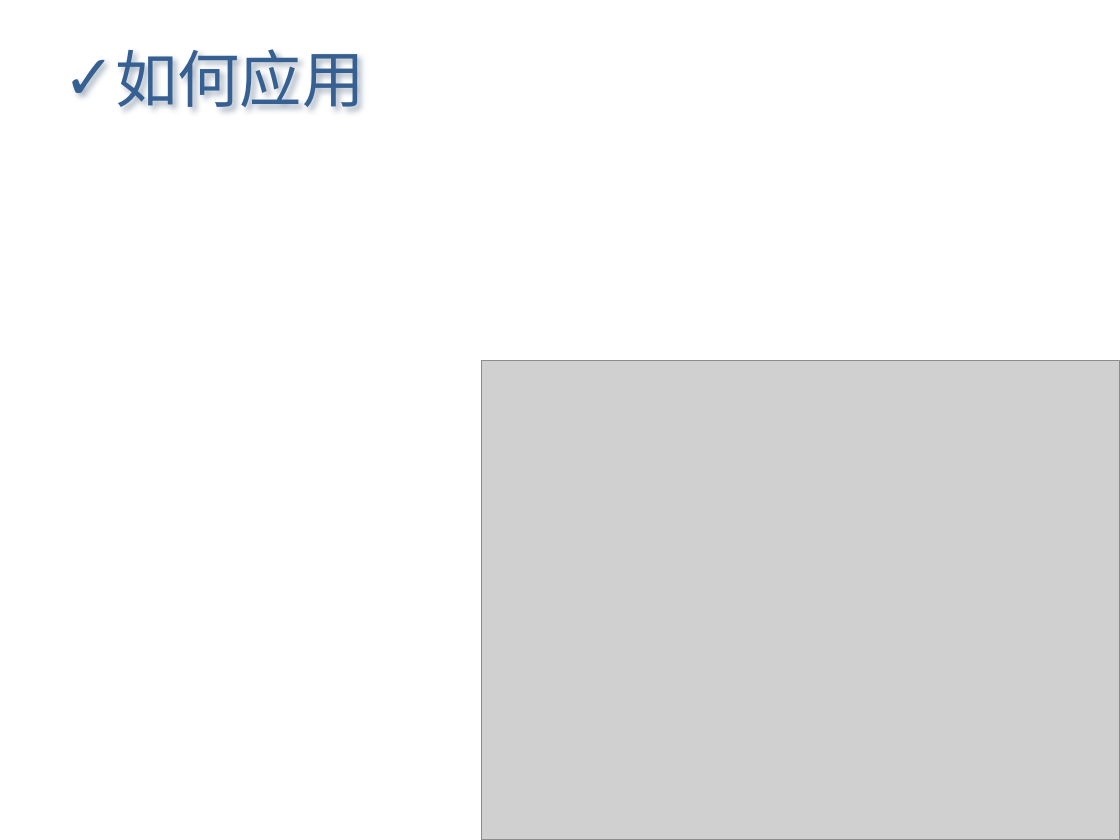
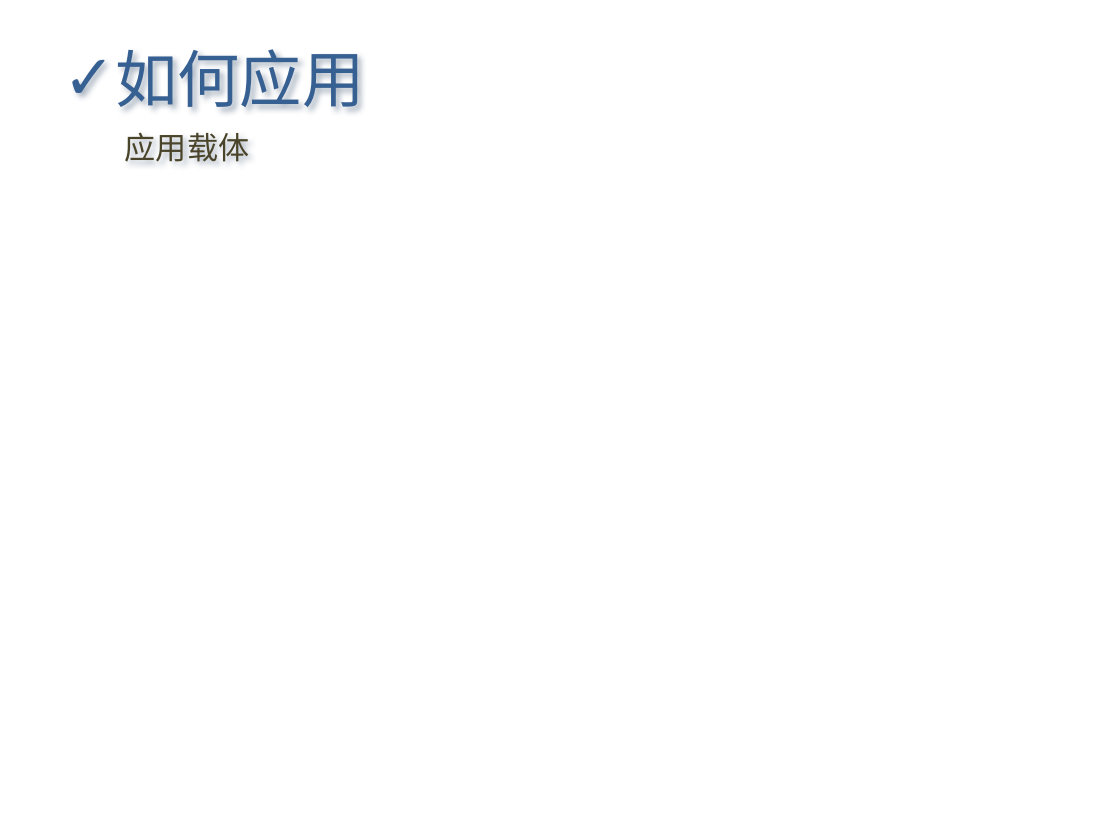
Before and after one commit to Letractively/feng33, a slide deck: slide 12 of ppt/css3知多少2011-06-23.pptx (slide 11 before the commit). Drawn at 1120x840 pixels with LibreOffice and Linux fonts; fonts in the diff are those of the drawing; grey boxes stand for pictures. Boxes give left, top, right and bottom in pixels: in the first picture for what was removed or moved away, otherwise in the second. Text is boxed around its words. In the diff, an @@ line names an element or a change of style, - is before the commit and + after.

```diff
--- a/ppt/css3知多少2011-06-23.pptx
+++ b/ppt/css3知多少2011-06-23.pptx
@@ text added at <box>125,133,250,162</box>, 20 pt, text #4A452A @@
+应用载体
@@ picture removed at <box>482,361,1120,840</box> @@
```
Also in this commit, not shown: 8 other slides changed, 1 slide added.
